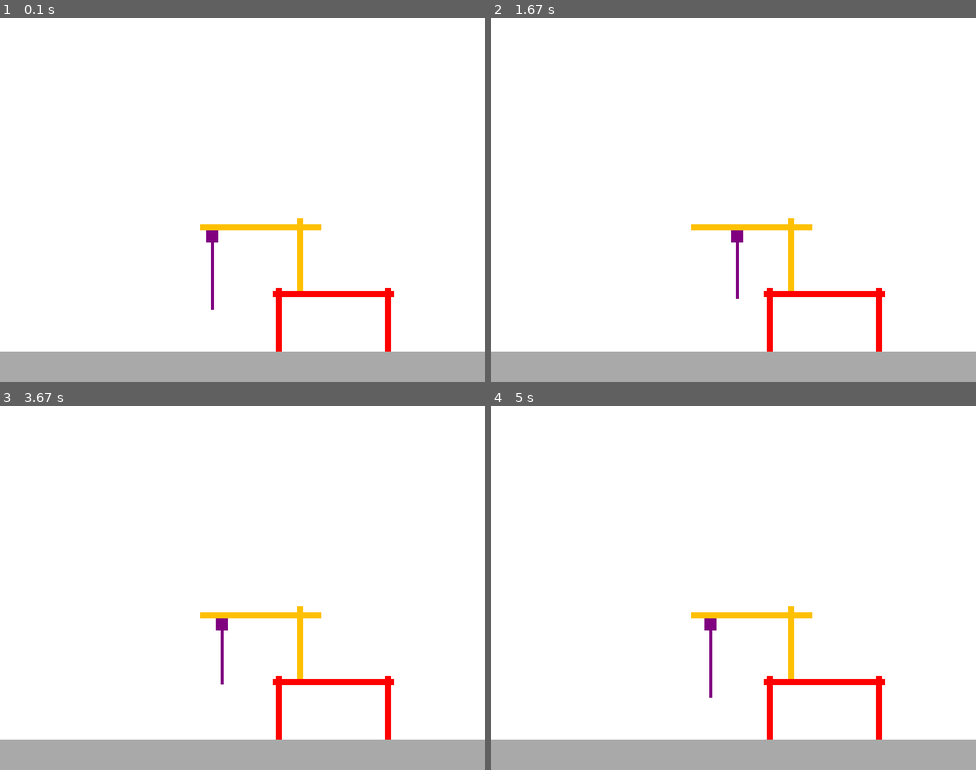
Above: before the commit, frames 1-4 (two rows, left to right).
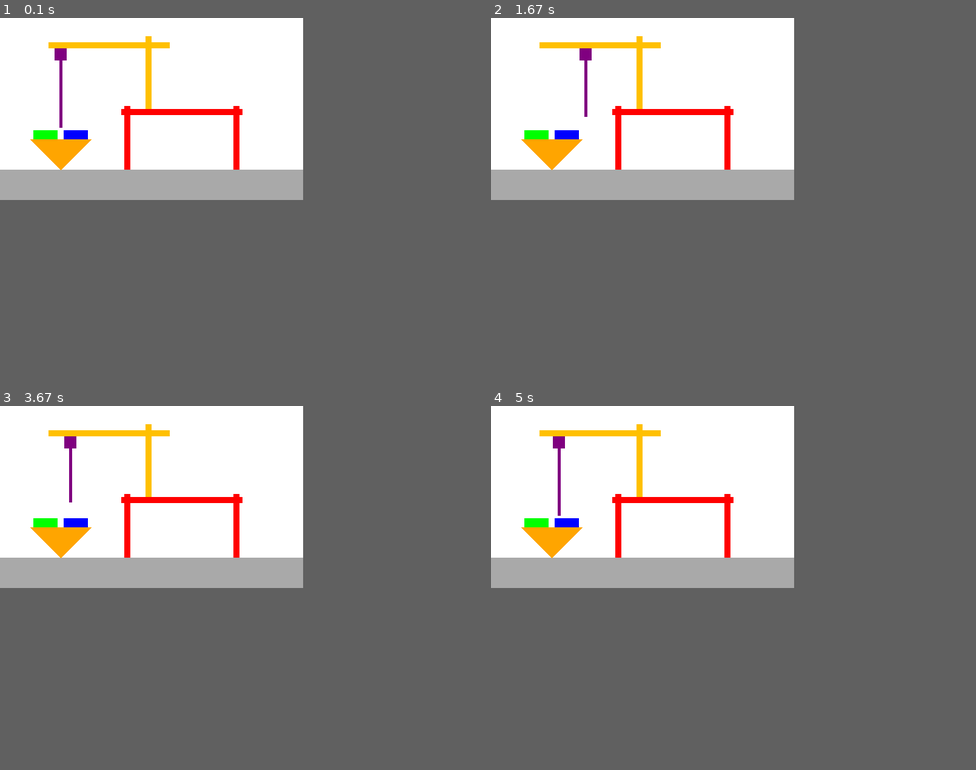
Above: after the commit, the same moments.

Repository: 1053079/MQTT-Crane
Game: pygame game, started from View1-pygame/main.py
Same seed, same stepped clock (60 frames per second), same inputs: the game is played once before the commit and once after it.
Inputs:
- Up to frame 1 (0.1 s): no input
- Up to frame 2 (1.67 s): hold D 0.33-0.8 s; hold W 0.83-1.13 s; hold D 1.17-1.63 s
- Up to frame 3 (3.67 s): hold A 1.67-2.2 s; hold S 2.23-2.53 s; hold A 2.57-2.97 s; hold W 3-3.37 s; hold D from 3.4 s (still down)
- Up to frame 4 (5 s): release D at 4.03 s; hold S 4.07-4.43 s; hold A 4.47-4.93 s; hold D from 4.97 s (still down)
In our replay, the window is 800x600 before the commit and 500x300 after it. These sizes can differ from the game's own. Grey fills any space a smaller window leaves; there, only what the larger window draws over its background counts as a difference.

The runs differ from the first frame. In frame 1, 18% of the frame differs, in the area x 0-100%, y 5-100%; in frame 2, 18%; in frame 3, 18%; in frame 4, 18%.

Commit message:
Update #9 :: Made the design of the containers and the movement is updated in the views

Diff:
--- a/View1-pygame/main.py
+++ b/View1-pygame/main.py
@@ -5,7 +5,7 @@
 pygame.init()
 
 # Create a display surface
-width, height = 800, 600
+width, height = 500, 300
 screen = pygame.display.set_mode((width, height))
 pygame.display.set_caption("STS Crane")
 
@@ -19,10 +19,9 @@
 green = (0, 255, 0)
 grey = (169,169,169)
 purple = (128, 0, 128)
-purple_rect = pygame.Rect(340, 350, 20, 20)
+purple_rect = pygame.Rect(90, 50, 20, 20)
 purple_speed = 1
 rope_height = 110
-
 clock = pygame.time.Clock()
 
 # Main game loop
@@ -39,22 +38,27 @@
     if keys[pygame.K_s] and rope_height < 180:
         rope_height += 1
 
-    if keys[pygame.K_a] and purple_rect.left > 330:
+    if keys[pygame.K_a] and purple_rect.left > 80:
         purple_rect.x -= purple_speed
-    if keys[pygame.K_d] and purple_rect.right < 530:
+    if keys[pygame.K_d] and purple_rect.right < 280:
         purple_rect.x += purple_speed
 
     screen.fill(black)
 
     # Your drawings (x, y, width, height)
-    pygame.draw.rect(screen, red, [450, 450, 200, 10])  # Shore
-    pygame.draw.rect(screen, red, [455, 445, 10, 110])  # Shore
-    pygame.draw.rect(screen, red, [635, 445, 10, 110])  # Shore
-    pygame.draw.rect(screen, yellow, [490, 330, 10, 120])  # Crane_Leg
-    pygame.draw.rect(screen, yellow, [330, 340, 200, 10])  # Bridge
+    pygame.draw.rect(screen, red, [200, 150, 200, 10])  # Shore
+    pygame.draw.rect(screen, red, [205, 145, 10, 110])  # Shore
+    pygame.draw.rect(screen, red, [385, 145, 10, 110])  # Shore
+    pygame.draw.rect(screen, yellow, [240, 30, 10, 120])  # Crane_Leg
+    pygame.draw.rect(screen, yellow, [80, 40, 200, 10])  # Bridge
     pygame.draw.rect(screen, purple, purple_rect)  # Crane_Cabin
-    pygame.draw.rect(screen, grey, [0, 550, 800, 50])   # waterline
+    pygame.draw.rect(screen, grey, [0, 250, 800, 50])   # waterline
     pygame.draw.line(screen, purple, (purple_rect.centerx, purple_rect.bottom),(purple_rect.centerx, purple_rect.bottom + rope_height), 5)
+    pygame.draw.polygon(screen, orange, [(50, 200), (100, 250), (150, 200)])  # Boat triangle
+    pygame.draw.rect(screen, green, [55, 185, 40, 15])  # Container 1
+    pygame.draw.rect(screen, blue, [105, 185, 40, 15])  # Container 2
+
+
 
 
 # Update the display
